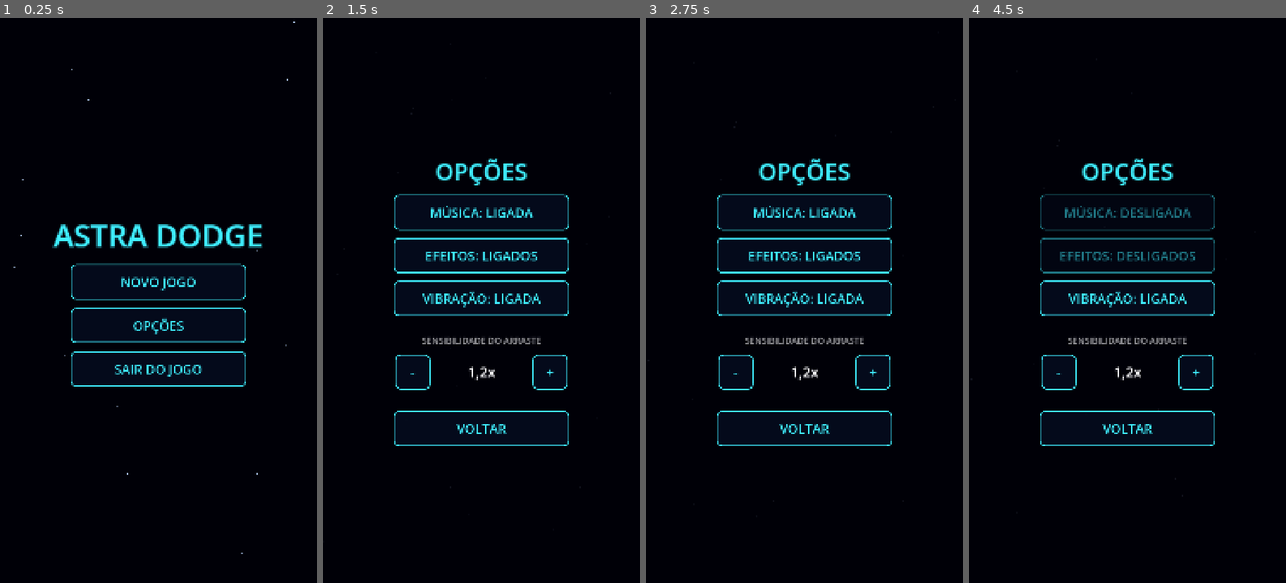
Above: before the commit, frames 1-4 (left to right).
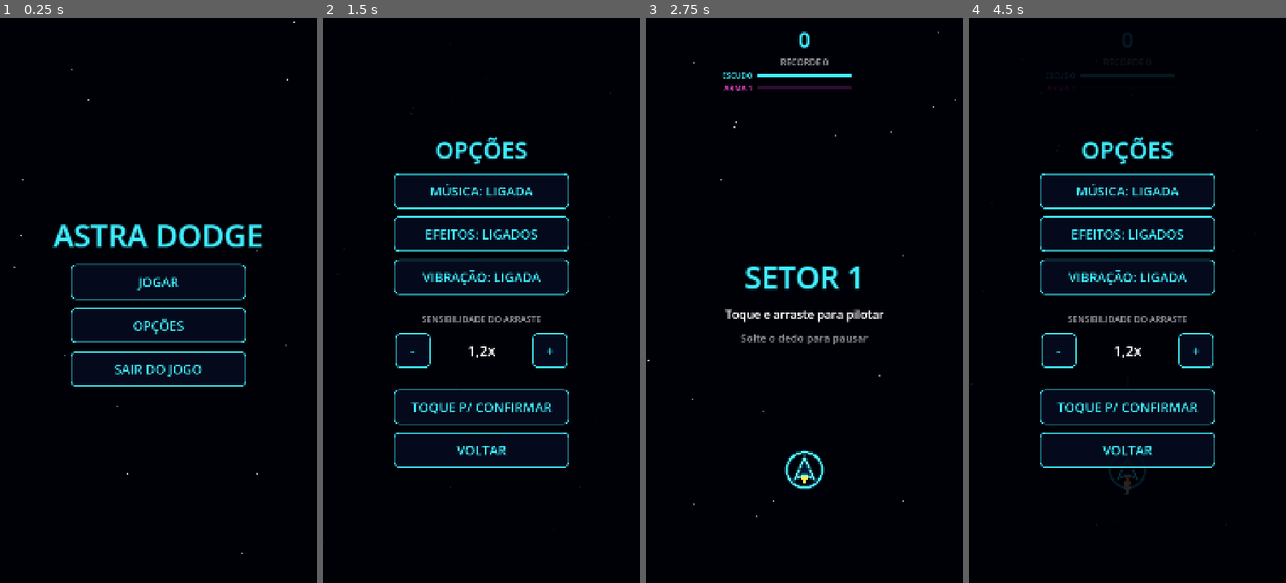
Above: after the commit, the same moments.

Repository: mprovensi/AstraDodge
Game: Godot game, scene res://scenes/main.tscn
Same seed, same stepped clock (60 frames per second), same inputs: the game is played once before the commit and once after it.
Inputs (mouse positions are in pixels of both pictures, inside the frame that each line leads up to):
- Up to frame 1 (0.25 s): no input
- Up to frame 2 (1.5 s): click "OPÇÕES" at 0.5 s; click (481, 407) at 1.25 s, where only the run after the commit has a clickable "NOVO JOGO"
- Up to frame 3 (2.75 s): click (804, 407) at 2 s, where only the run after the commit has a clickable "TOQUE P/ CONFIRMAR"
- Up to frame 4 (4.5 s): click (1127, 210) at 2.75 s, where only the run before the commit has a clickable "MÚSICA: LIGADA"; click (1127, 255) at 3.5 s, where only the run after the commit has a clickable "OPÇÕES"; click (1127, 407) at 4.25 s, where only the run after the commit has a clickable "NOVO JOGO"

The runs differ from the first frame. In frame 1, 0.3% of the frame differs, in the area x 38-62%, y 45-49%; in frame 2, 7.9%; in frame 3, 6.5%; in frame 4, 8.4%, in the area x 22-78%, y 2-85%.

Commit message:
NOVO JOGO vai para Opções (com confirmação); menu: Continuar/Jogar, Opções, Sair
Co-Authored-By: Claude Opus 5.5 <noreply@anthropic.com>

Diff:
--- a/scripts/hud.gd
+++ b/scripts/hud.gd
@@ -9,6 +9,7 @@
 signal continue_pressed
 signal menu_pressed
 signal quit_pressed
+signal new_game_pressed
 
 const BAR_WIDTH := 320.0
 const BAR_HEIGHT := 12.0
@@ -17,6 +18,7 @@
 const SHIELD_TRAIL_SPEED := 0.8    # fração da barra por segundo
 const HINT_FADE := 0.4
 const PAUSE_TOP_MARGIN := 460.0
+const NEW_GAME_CONFIRM_TIME := 3.0  # segundos para o 2º toque confirmar o novo jogo
 
 var _top: VBoxContainer
 var _score_label: Label
@@ -50,6 +52,8 @@
 var _sfx_button: Button
 var _vibration_button: Button
 var _sensitivity_label: Label
+var _new_game_button: Button
+var _new_game_armed := 0.0  # > 0: aguardando o toque de confirmação
 
 
 func _ready() -> void:
@@ -111,7 +115,7 @@
 	_center.add_child(_info)
 
 	_add_center_button("resume", "CONTINUAR", resume_pressed.emit)
-	_add_center_button("campaign", "NOVO JOGO", campaign_pressed.emit)
+	_add_center_button("campaign", "JOGAR", campaign_pressed.emit)
 	_add_center_button("restart", "REINICIAR", restart_pressed.emit)
 	_add_center_button("continue", "CONTINUAR (TESTE)", continue_pressed.emit)
 	_add_center_button("options", "OPÇÕES", open_options, false)
@@ -126,6 +130,11 @@
 	if _levelup_timer > 0.0:
 		_levelup_timer -= delta
 		_levelup_label.modulate.a = clampf(_levelup_timer / 0.4, 0.0, 1.0)
+
+	if _new_game_armed > 0.0:
+		_new_game_armed -= delta
+		if _new_game_armed <= 0.0:
+			_new_game_button.text = "NOVO JOGO"
 
 	if _hint_timer > 0.0:
 		_hint_timer -= delta
@@ -203,9 +212,10 @@
 
 # ---------------------------------------------------------------- telas
 
-## `can_resume`: existe um ponto salvo para o botão CONTINUAR.
+## `can_resume`: existe um ponto salvo. Com ponto salvo o 1º botão é CONTINUAR;
+## sem ele, JOGAR (começa do Setor 1). NOVO JOGO fica em Opções.
 func show_menu(can_resume: bool) -> void:
-	var buttons := ["resume", "campaign", "options", "quit"] if can_resume else ["campaign", "options", "quit"]
+	var buttons := ["resume" if can_resume else "campaign", "options", "quit"]
 	_show("ASTRA DODGE", "", "", buttons)
 	_top.visible = false  # pontuação/barras só fazem sentido durante uma partida
 
@@ -270,6 +280,8 @@
 func open_options() -> void:
 	Sfx.play("click", -4.0, 1.0, 0.0)
 	_refresh_options()
+	_new_game_armed = 0.0
+	_new_game_button.text = "NOVO JOGO"
 	_center_was_visible = _center.visible
 	_center.visible = false  # evita texto "vazando" atrás das opções
 	_options_layer.visible = true
@@ -346,6 +358,22 @@
 	var spacer2 := Control.new()
 	spacer2.custom_minimum_size.y = 20
 	box.add_child(spacer2)
+
+	# Novo jogo apaga o progresso salvo: pede um 2º toque para confirmar.
+	_new_game_button = _make_button("NOVO JOGO")
+	_new_game_button.pressed.connect(func() -> void:
+		Sfx.play("click", -4.0, 1.0, 0.0)
+		if _new_game_armed > 0.0:
+			_new_game_armed = 0.0
+			_new_game_button.text = "NOVO JOGO"
+			_options_layer.visible = false
+			Game.save_data()
+			new_game_pressed.emit()
+		else:
+			_new_game_armed = NEW_GAME_CONFIRM_TIME
+			_new_game_button.text = "TOQUE P/ CONFIRMAR")
+	box.add_child(_new_game_button)
+
 	var back := _make_button("VOLTAR")
 	back.pressed.connect(close_options)
 	box.add_child(back)
--- a/scripts/main.gd
+++ b/scripts/main.gd
@@ -73,9 +73,8 @@
 	ship.shield_depleted.connect(_on_shield_depleted)
 	ship.fired.connect(func() -> void: Sfx.play("laser", -14.0, 1.0, 0.08))
 	hud.resume_pressed.connect(resume_checkpoint)
-	hud.campaign_pressed.connect(func() -> void:
-		Game.clear_checkpoint()  # novo jogo descarta o ponto salvo
-		start_mode(Mode.CAMPAIGN))
+	hud.campaign_pressed.connect(start_new_game)
+	hud.new_game_pressed.connect(start_new_game)
 	hud.restart_pressed.connect(_on_restart)
 	hud.continue_pressed.connect(_on_continue)
 	hud.menu_pressed.connect(go_to_menu)
@@ -159,6 +158,13 @@
 	ship.visible = false
 	hud.clear_hint()
 	_set_state(State.MENU)
+
+
+## Começa a campanha do Setor 1, descartando o ponto salvo.
+func start_new_game() -> void:
+	_touch_index = -1
+	Game.clear_checkpoint()
+	start_mode(Mode.CAMPAIGN)
 
 
 func start_mode(new_mode: Mode, index := 0) -> void:
--- a/tests/smoke_test.gd
+++ b/tests/smoke_test.gd
@@ -138,6 +138,18 @@
 	assert(game.checkpoint.is_empty(), "fim de jogo deveria limpar o ponto salvo")
 	main.go_to_menu()
 	assert(not main.hud._buttons["resume"].visible, "sem ponto salvo, sem CONTINUAR")
+	assert(main.hud._buttons["campaign"].visible, "sem ponto salvo, o menu mostra JOGAR")
+
+	# NOVO JOGO (em Opções) pede confirmação e descarta o ponto salvo.
+	game.checkpoint = {"sector": 0, "time": 80.0}
+	main.go_to_menu()
+	assert(main.hud._buttons["resume"].visible and not main.hud._buttons["campaign"].visible)
+	main.hud.open_options()
+	main.hud._new_game_button.pressed.emit()
+	assert(main.state == main.State.MENU, "1º toque em NOVO JOGO só pede confirmação")
+	main.hud._new_game_button.pressed.emit()
+	assert(main.state == main.State.READY and main.director.time == 0.0, "2º toque começa do zero")
+	assert(game.checkpoint.is_empty(), "novo jogo descarta o ponto salvo")
 	print("CONTINUAR OK | voltou em %.1fs do setor, pontos=%d, arma=%d" % [saved_time, saved_score, saved_weapon])
 
 
